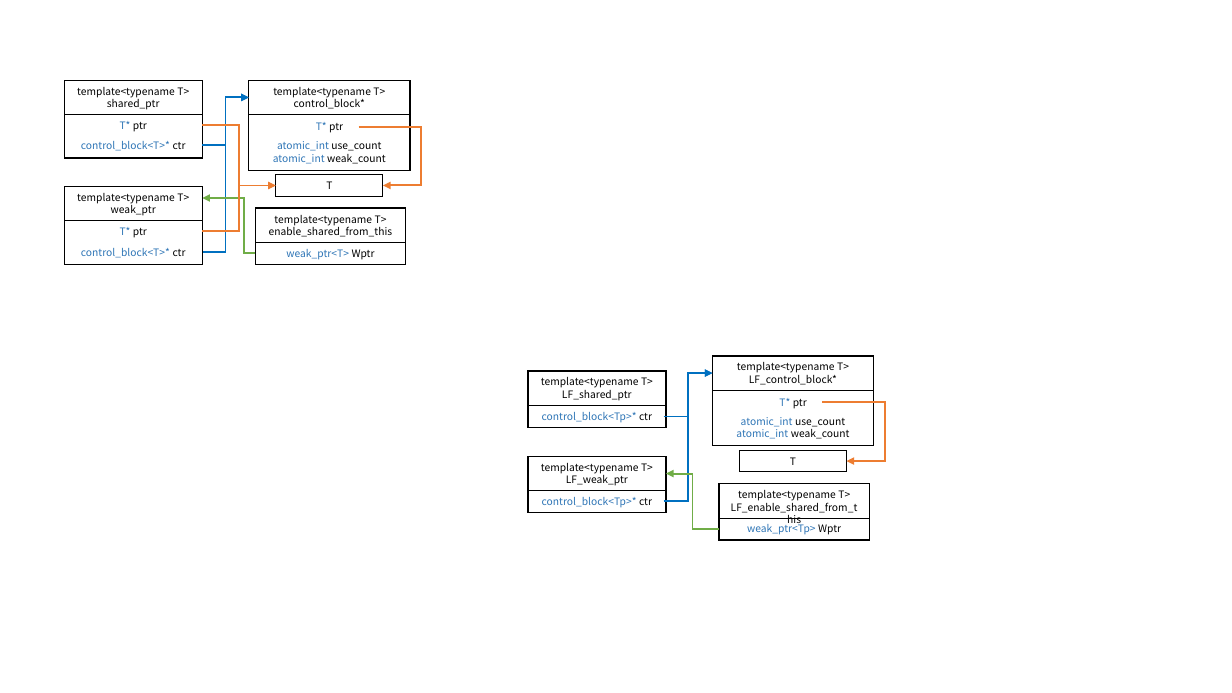
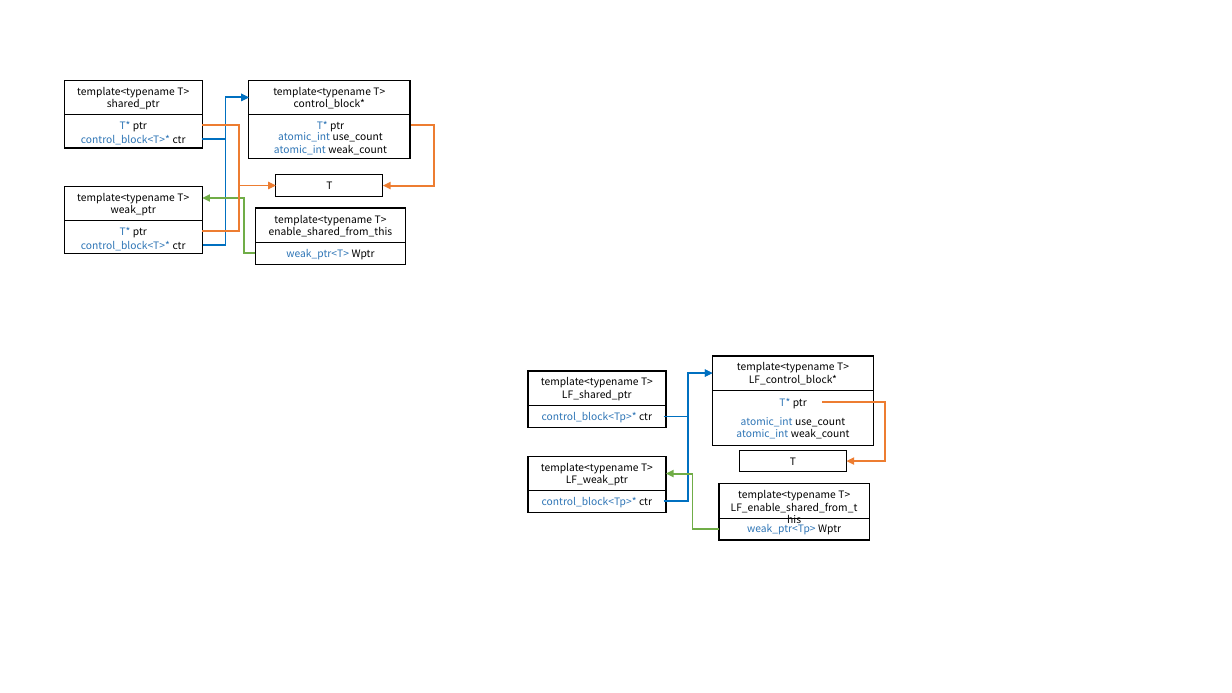
Before and after one commit to KU-t/1920-thesis, a slide deck: slide 6 of 연구일지/졸업작품 주간 일지 31주차/논문 그림.pptx. Drawn at 1232x693 pixels with LibreOffice and Linux fonts; fonts in the diff are those of the drawing. Boxes give left, top, right and bottom in pixels: in the first picture for what was removed or moved away, otherwise in the second. Text is boxed around its words. In the diff, an @@ line names an element or a change of style, - is before the commit and + after.

```diff
--- a/연구일지/졸업작품 주간 일지 31주차/논문 그림.pptx
+++ b/연구일지/졸업작품 주간 일지 31주차/논문 그림.pptx
@@ rectangle: place and size @@
-rectangle at (65,80,202,158)
+rectangle at (65,80,202,148)
@@ rectangle: place and size @@
-rectangle at (249,80,409,170)
+rectangle at (249,80,409,158)
@@ elbow arrow moved from (202, 252) - (249, 98) to (202, 245) - (249, 98) @@
@@ elbow arrow moved from (202, 145) - (249, 98) to (202, 140) - (249, 98) @@
@@ text "control_block<T>* ctr": place and size @@
-text "control_block<T>* ctr" at (81,141,186,151)
+text "control_block<T>* ctr" at (81,135,186,145)
@@ text "atomic_int use_count": place and size @@
-text "atomic_int use_count" at (273,141,386,164)
+text "atomic_int use_count" at (274,132,387,155)
@@ elbow arrow moved from (359, 127) - (383, 186) to (411, 125) - (383, 186) @@
@@ rectangle: place and size @@
-rectangle at (65,187,202,264)
+rectangle at (65,187,202,253)
@@ text "control_block<T>* ctr": place and size @@
-text "control_block<T>* ctr" at (81,248,186,258)
+text "control_block<T>* ctr" at (81,241,186,251)
```
Also in this commit, not shown: 34 other files.
